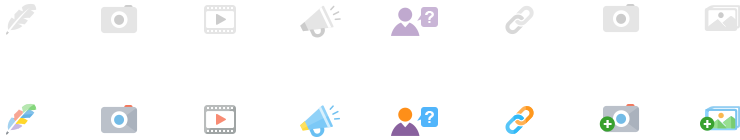
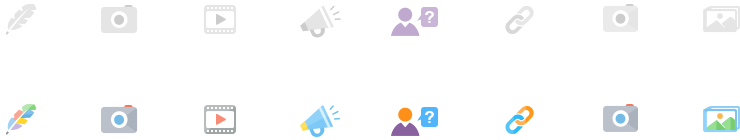
Layer changes from the first 740 × 140 image to the second:
hid group "Группа 137" (1st of 2) (8 layers) over [700, 106, 740, 131]
added group "Группа 137" (2nd of 2) with 6 layers above "Группа 137 копия 2" over [703, 106, 740, 133]
added layer "Фигура 587" (2nd of 2, in "Группа 137") in group "Группа 137" over [706, 117, 735, 131]
added layer "Фигура 581 копия 6" (2nd of 2, in "Группа 137") in group "Группа 137" over [703, 108, 737, 132]
added layer "Фигура 581" (2nd of 2, in "Группа 137") in group "Группа 137" over [703, 108, 737, 133]
added layer "Фигура 581 копия" (2nd of 2, in "Группа 137") in group "Группа 137" over [703, 106, 740, 130]
added group "Группа 137 копия 2" with 4 layers above "Группа 137 копия" over [703, 6, 740, 32]
added layer "Фигура 587 копия 4" in group "Группа 137 копия 2" over [706, 17, 735, 31]
added layer "Фигура 581 копия 4" in group "Группа 137 копия 2" over [703, 8, 737, 32]
added layer "Фигура 581 копия 5" in group "Группа 137 копия 2" over [703, 6, 740, 30]
hid group "Группа 137 копия" (4 layers) over [704, 5, 740, 31]
added group "фотик копия 4" with 5 layers above "фотик" over [603, 104, 638, 132]
added layer "Фигура 262 копия 14" in group "фотик копия 4" over [612, 110, 629, 127]
added layer "Фигура 260 копия 16" (20%) in group "фотик копия 4" over [603, 105, 638, 132]
added layer "Фигура 260 копия 14" in group "фотик копия 4" over [603, 105, 638, 132]
hid group "фотик" (2nd of 2) (9 layers) over [599, 104, 639, 133]
added group "фотик копия 5" with 5 layers above "фотик копия 3" over [603, 4, 638, 32]
added layer "Фигура 262 копия 16" in group "фотик копия 5" over [612, 10, 629, 27]
added layer "Фигура 260 копия 17" (20%) in group "фотик копия 5" over [603, 5, 638, 32]
added layer "Фигура 260 копия 15" in group "фотик копия 5" over [603, 5, 638, 32]
hid group "фотик копия 3" (3rd of 3) (4 layers) over [603, 4, 639, 32]
…and 7 more changes (7 added)
